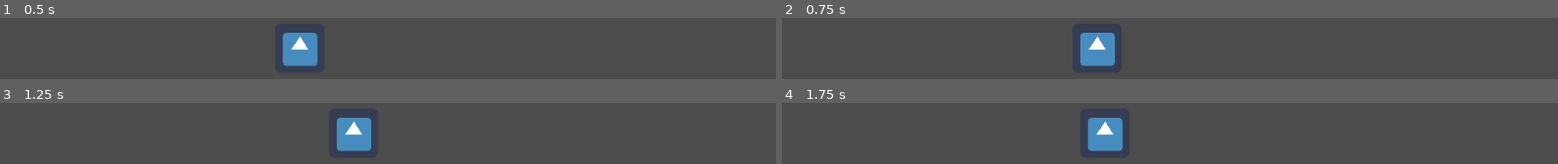
Above: before the commit, frames 1-4 (two rows, left to right).
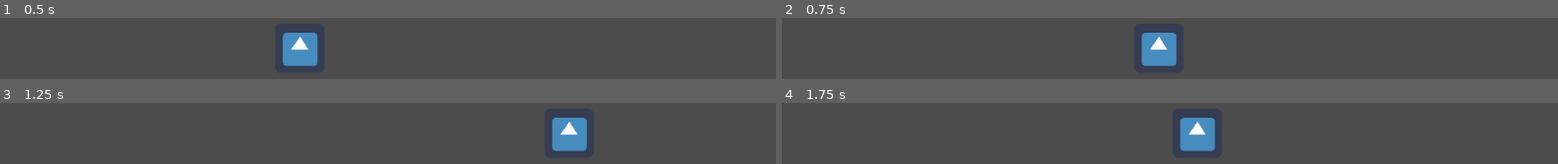
Above: after the commit, the same moments.

Repository: ColinKYuen/BQ-Game-Jam
Game: Godot game, scene res://Scenes/Main.tscn
The game is run twice, just before and just after one commit, with the same random seed, the same clock (stepped at 60 frames per second) and the same inputs. The engine's default icon, where the game draws it, is replaced by a stand-in: a white triangle on a blue panel in a dark square.
Inputs:
- Up to frame 1 (0.5 s): no input
- Up to frame 2 (0.75 s): tap Enter at 0.5 s; hold D (move_right) from 0.53 s (still down)
- Up to frame 3 (1.25 s): keep holding D (move_right)
- Up to frame 4 (1.75 s): release D (move_right) at 1.28 s; hold Left (move_left) from 1.28 s (still down)

Frame 1 is identical in both runs. In frame 2, 4.9% of the frame differs, in the area x 38-51%, y 24-80%; in frame 3, 4.9%; in frame 4, 4.9%, in the area x 39-56%, y 24-80%.

Commit message:
Add fruit scenes

Diff:
--- /dev/null
+++ b/Scenes/BadFruit.tscn
@@ -0,0 +1,17 @@
+[gd_scene load_steps=4 format=2]
+
+[ext_resource path="res://Scripts/Player.gd" type="Script" id=1]
+[ext_resource path="res://icon.png" type="Texture" id=2]
+
+[sub_resource type="RectangleShape2D" id=1]
+extents = Vector2( 30.5, 29.5 )
+
+[node name="Player" type="KinematicBody2D"]
+script = ExtResource( 1 )
+
+[node name="Hitbox" type="CollisionShape2D" parent="."]
+position = Vector2( -1.5, 0.5 )
+shape = SubResource( 1 )
+
+[node name="Sprite" type="Sprite" parent="."]
+texture = ExtResource( 2 )
--- /dev/null
+++ b/Scenes/GoodFruit.tscn
@@ -0,0 +1,17 @@
+[gd_scene load_steps=4 format=2]
+
+[ext_resource path="res://Scripts/Player.gd" type="Script" id=1]
+[ext_resource path="res://icon.png" type="Texture" id=2]
+
+[sub_resource type="RectangleShape2D" id=1]
+extents = Vector2( 30.5, 29.5 )
+
+[node name="Player" type="KinematicBody2D"]
+script = ExtResource( 1 )
+
+[node name="Hitbox" type="CollisionShape2D" parent="."]
+position = Vector2( -1.5, 0.5 )
+shape = SubResource( 1 )
+
+[node name="Sprite" type="Sprite" parent="."]
+texture = ExtResource( 2 )
--- a/Scripts/Player.gd
+++ b/Scripts/Player.gd
@@ -1,6 +1,6 @@
 extends KinematicBody2D
 
-var speed : int = 100
+var speed : int = 500
 
 func _process(delta):
 	if Input.is_action_pressed("move_left"):
